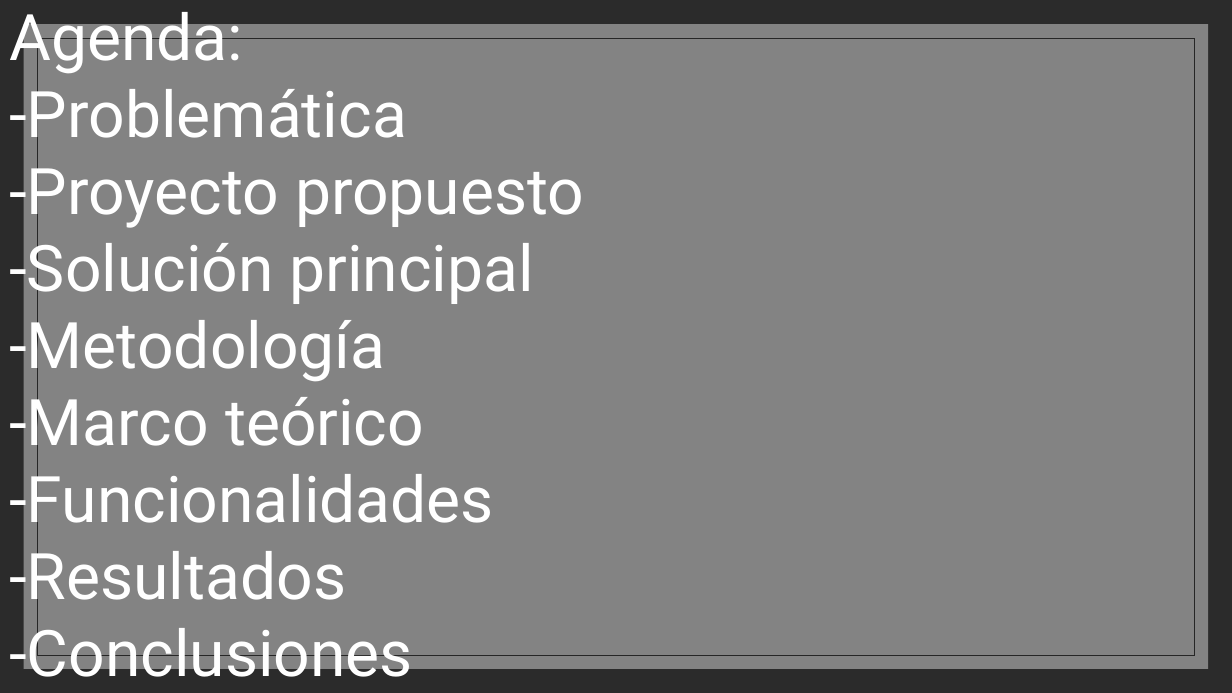
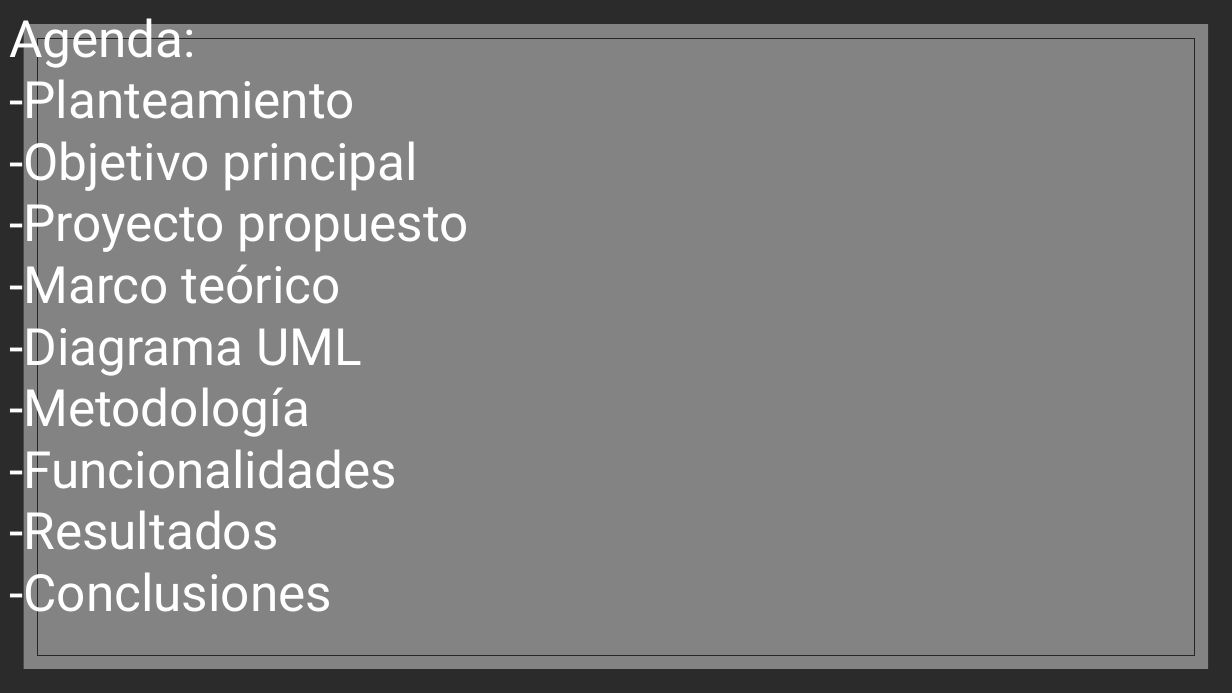
Before and after one commit to SIRVALICIO/TrabajoDeProgramacion, a slide deck: slide 2 of ptimera wpf/Proyecto de semestre.pptx. Drawn at 1232x693 pixels with LibreOffice and Linux fonts; fonts in the diff are those of the drawing; background and template pictures are left out; a plain dark background stands for a picture behind light text. Boxes give left, top, right and bottom in pixels: in the first picture for what was removed or moved away, otherwise in the second. Text is boxed around its words. In the diff, an @@ line names an element or a change of style, - is before the commit and + after.

```diff
--- a/ptimera wpf/Proyecto de semestre.pptx
+++ b/ptimera wpf/Proyecto de semestre.pptx
@@ text "Agenda:": place and size @@
-text "Agenda:" at (9,2,584,693)
+text "Agenda:" at (9,9,469,624)
@@ text at (9,9,469,624): size 50 to 40 pt in "Agenda:", "-Proyecto propuesto", "-Metodología", "-Funcionalidades" and 2 more places @@
@@ text at (9,71,418,193): text changed; size 50 to 40 pt @@
--Problemática
+-Planteamiento
+-Objetivo principal
@@ text at (9,256,362,377): text changed; size 50 to 40 pt @@
--Solución principal
+-Marco teórico
+-Diagrama UML
@@ text at (9,387,424,462): paragraph removed @@
--Marco teórico
```
Also in this commit, not shown: 4 other slides changed, 2 slides added, 1 slide removed.
